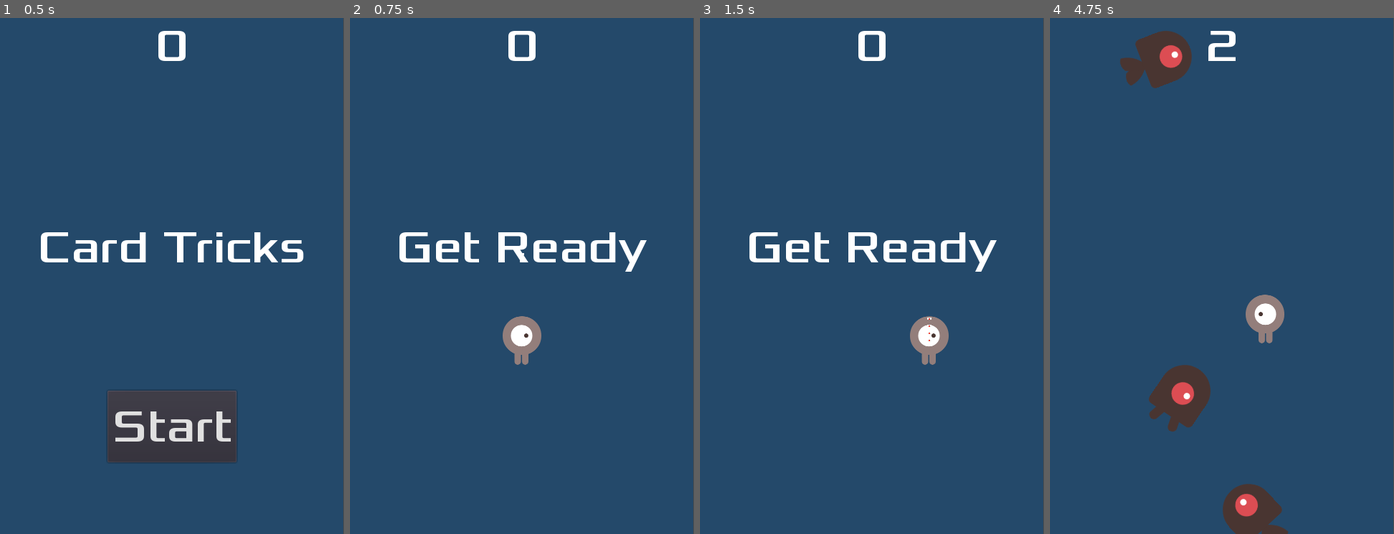
Above: before the commit, frames 1-4 (left to right).
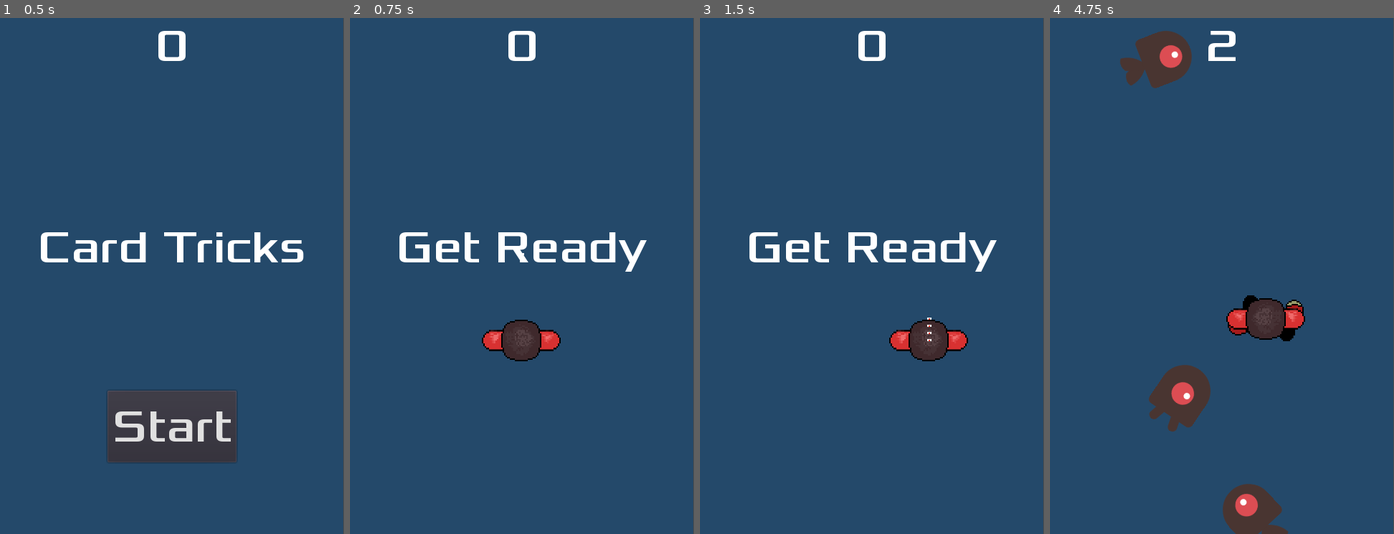
Above: after the commit, the same moments.

Repository: brazenchessplayr/card_tricks
Game: Godot game, scene res://Main.tscn
Same seed, same stepped clock (60 frames per second), same inputs: the game is played once before the commit and once after it.
Inputs (mouse positions are in pixels of both pictures, inside the frame that each line leads up to):
- Up to frame 1 (0.5 s): no input
- Up to frame 2 (0.75 s): click "Start" at 0.5 s
- Up to frame 3 (1.5 s): tap Enter at 1.25 s; move the mouse to (947, 250) at 1.27 s; hold Right (ui_right) from 1.28 s (still down); click (947, 250) at 1.42 s
- Up to frame 4 (4.75 s): move the mouse to (1153, 301) at 2.02 s; release Right (ui_right) at 2.03 s; hold Down (ui_down) 2.03-2.78 s; move the mouse to (1256, 162) at 2.77 s; hold Right (ui_right) 2.78-3.53 s; move the mouse to (1204, 379) at 3.52 s; hold Up (ui_up) 3.53-4.28 s; click (1204, 379) at 3.67 s; move the mouse to (1325, 353) at 4.27 s; hold Left (ui_left) from 4.28 s (still down)

Frame 1 is identical in both runs. In frame 2, 1.3% of the frame differs, in the area x 38-62%, y 57-68%; in frame 3, 1.3%; in frame 4, 1.5%, in the area x 51-75%, y 53-64%.

Commit message:
Replaced Character Sprite

Diff:
--- a/Player.tscn
+++ b/Player.tscn
@@ -1,37 +1,39 @@
-[gd_scene load_steps=8 format=2]
+[gd_scene load_steps=7 format=2]
 
-[ext_resource path="res://dodge_assets/art/playerGrey_walk2.png" type="Texture" id=1]
-[ext_resource path="res://dodge_assets/art/playerGrey_walk1.png" type="Texture" id=2]
-[ext_resource path="res://dodge_assets/art/playerGrey_up1.png" type="Texture" id=3]
-[ext_resource path="res://dodge_assets/art/playerGrey_up2.png" type="Texture" id=4]
+[ext_resource path="res://pixil-layer-Layer 1 Copy Copy Copy (1).png" type="Texture" id=1]
+[ext_resource path="res://pixil-layer-Layer 1 Copy Copy (1).png" type="Texture" id=2]
+[ext_resource path="res://pixil-layer-Background (2).png" type="Texture" id=3]
 [ext_resource path="res://Player.gd" type="Script" id=5]
 
 [sub_resource type="SpriteFrames" id=1]
 animations = [ {
-"frames": [ ExtResource( 3 ), ExtResource( 4 ) ],
+"frames": [ ExtResource( 2 ), ExtResource( 1 ), ExtResource( 3 ) ],
 "loop": true,
 "name": "up",
 "speed": 5.0
 }, {
-"frames": [ ExtResource( 2 ), ExtResource( 1 ) ],
+"frames": [ ExtResource( 3 ), ExtResource( 1 ), ExtResource( 2 ) ],
 "loop": true,
 "name": "walk",
 "speed": 5.0
 } ]
 
 [sub_resource type="CapsuleShape2D" id=2]
-radius = 27.5526
-height = 13.2269
+radius = 31.7732
+height = 46.6085
 
 [node name="Player" type="KinematicBody2D"]
 script = ExtResource( 5 )
 
 [node name="AnimatedSprite" type="AnimatedSprite" parent="."]
-scale = Vector2( 0.5, 0.5 )
+scale = Vector2( 0.208, 0.208 )
 frames = SubResource( 1 )
 animation = "walk"
 
 [node name="CollisionShape2D" type="CollisionShape2D" parent="."]
+position = Vector2( -1.12247, -0.280617 )
+rotation = 1.58529
+scale = Vector2( 0.980757, 1.00057 )
 shape = SubResource( 2 )
 
 [node name="ProjectileStartPlace" type="Position2D" parent="."]
Binary file added: pixil-layer-Background (2).png
Not shown, added: pixil-layer-Background (2).png.import
Binary file added: pixil-layer-Layer 1 Copy Copy (1).png
Not shown, added: pixil-layer-Layer 1 Copy Copy (1).png.import
Binary file added: pixil-layer-Layer 1 Copy Copy Copy (1).png
Not shown, added: pixil-layer-Layer 1 Copy Copy Copy (1).png.import
